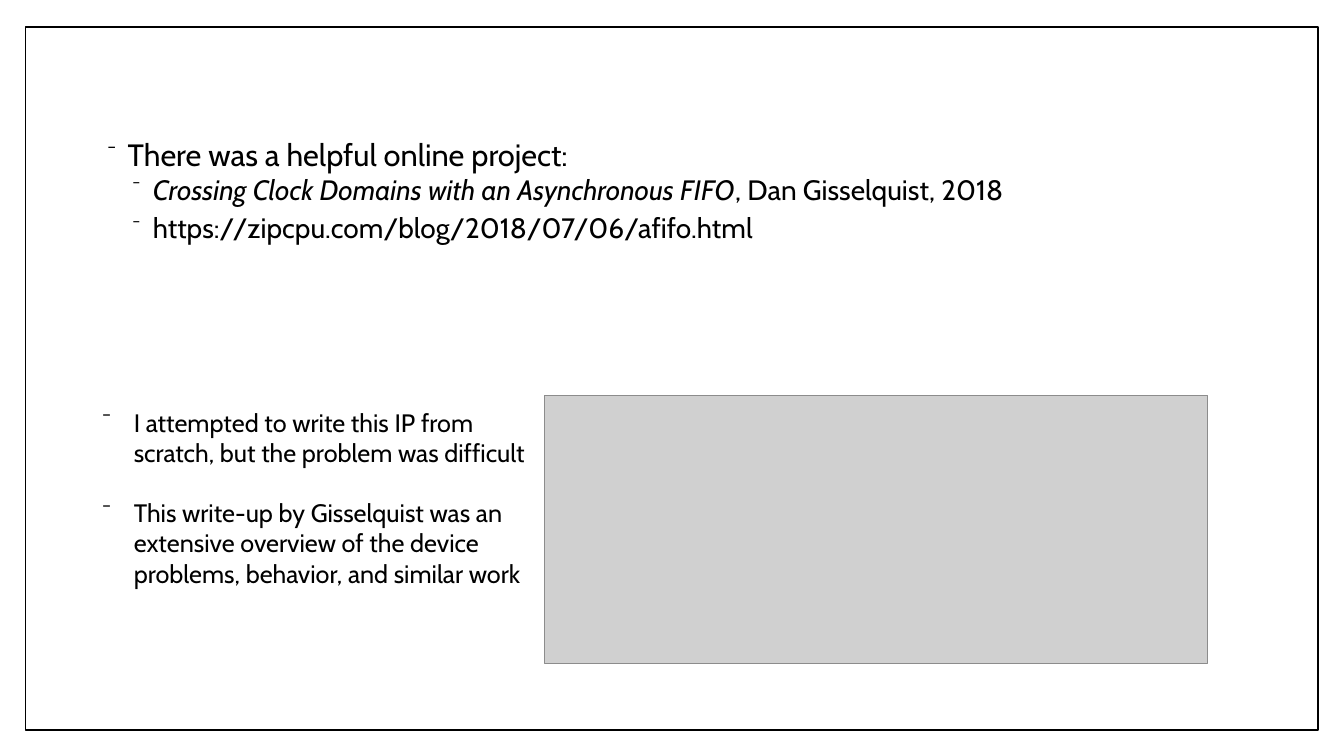
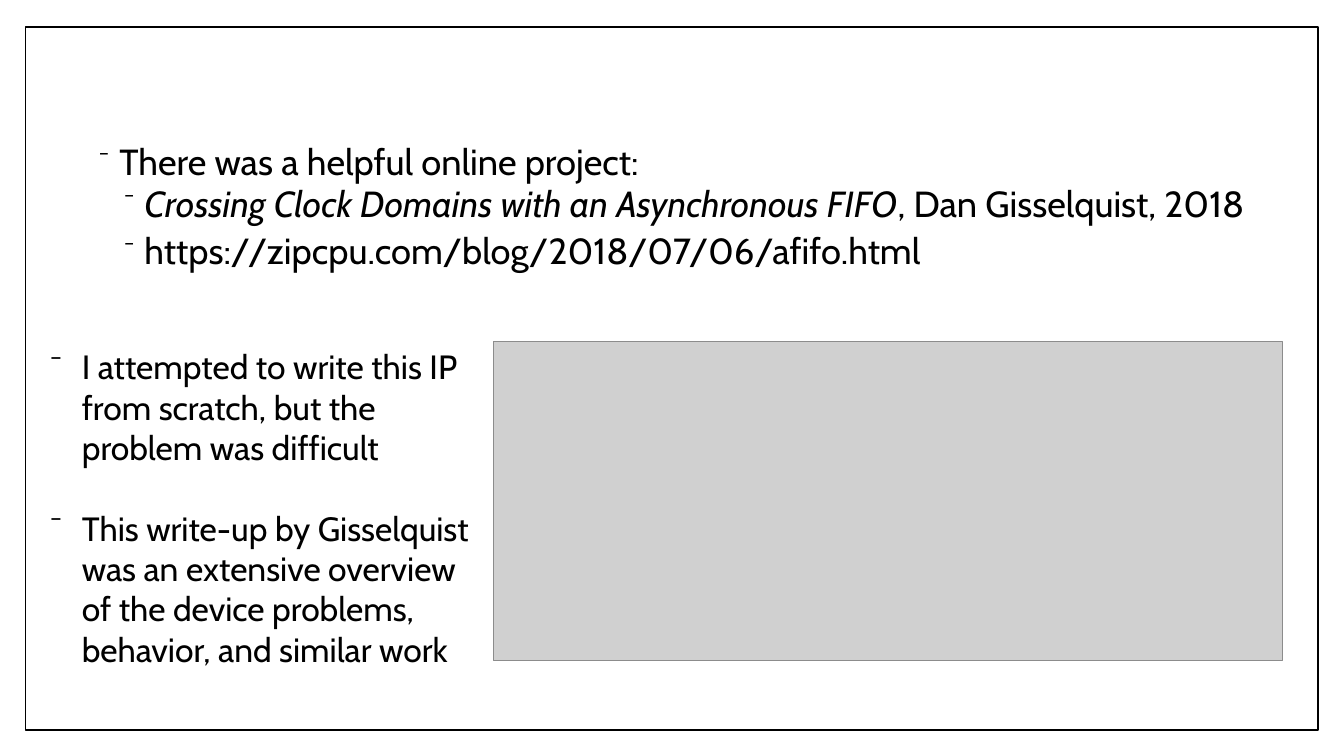
Before and after one commit to monkeyboyfr3sh/ReconHardware, a slide deck: slide 23 of Documents/Presentations/Presentation1.pptx. Drawn at 1344x756 pixels with LibreOffice and Linux fonts; fonts in the diff are those of the drawing; grey boxes stand for pictures. Boxes give left, top, right and bottom in pixels: in the first picture for what was removed or moved away, otherwise in the second. Text is boxed around its words. In the diff, an @@ line names an element or a change of style, - is before the commit and + after.

Commit message:
update ppt

```diff
--- a/Documents/Presentations/Presentation1.pptx
+++ b/Documents/Presentations/Presentation1.pptx
@@ text "There was a helpful online ...": place and size @@
-text "There was a helpful online ..." at [128,143,1003,245]
+text "There was a helpful online ..." at [119,147,1244,273]
@@ text "There was a helpful online ..." at [119,147,1244,273]: size 22 to 25.9 pt in "There was a helpful online project:"; size 20 to 25.9 pt in "Crossing Clock Domains with an Asynchronous FIFO, ...", "https://zipcpu.com/blog/2018/07/06/afifo.html" @@
@@ text "I attempted to write this ...": place and size @@
-text "I attempted to write this ..." at [134,413,524,589]
+text "I attempted to write this ..." at [82,353,469,666]
@@ text "I attempted to write this ..." at [82,353,469,666]: size 18 to 24 pt @@
@@ picture: place and size @@
-picture at [545,395,1208,663]
+picture at [493,342,1282,661]
```
Also in this commit, not shown: 2 other slides changed, 1 other file.
